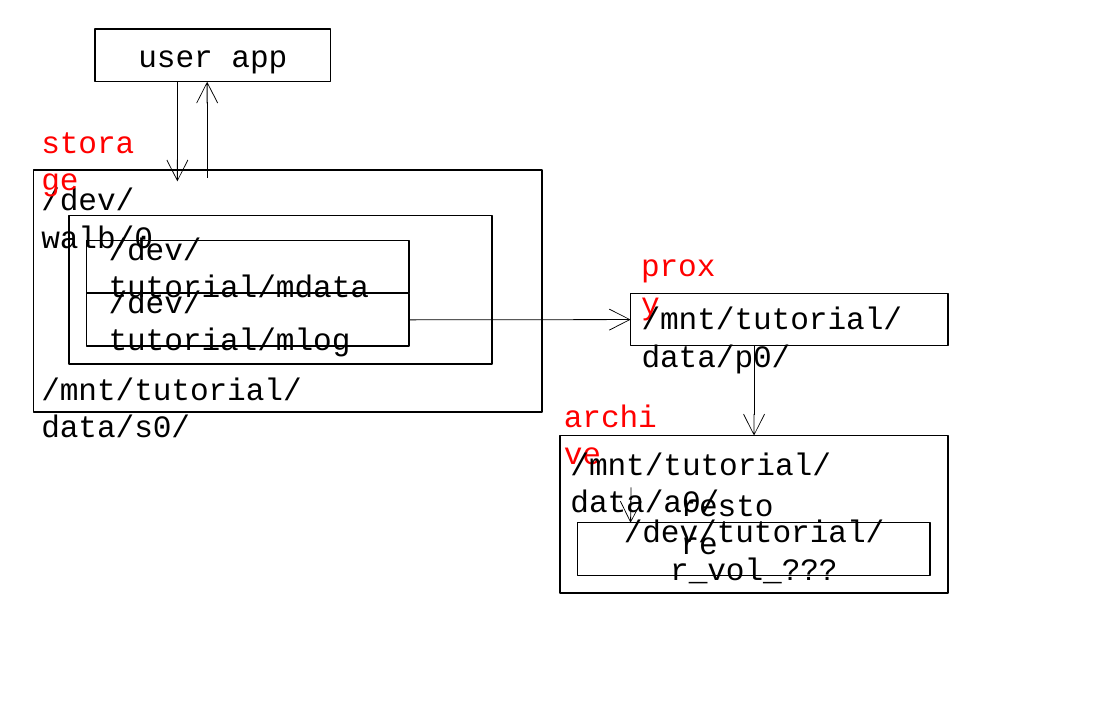
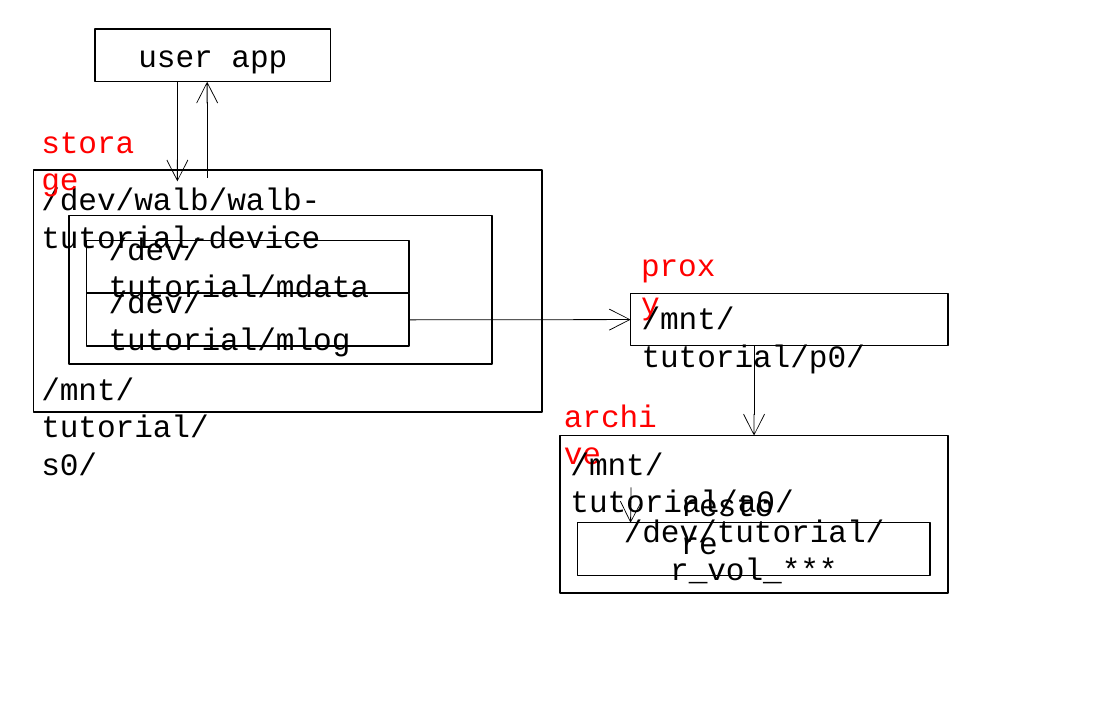
Before and after one commit to walb-linux/walb-tools, a slide deck: slide 1 of doc/tutorial-fig.pptx. Drawn at 1120x728 pixels with LibreOffice and Linux fonts; fonts in the diff are those of the drawing. Boxes give left, top, right and bottom in pixels: in the first picture for what was removed or moved away, otherwise in the second. Text is boxed around its words. In the diff, an @@ line names an element or a change of style, - is before the commit and + after.

```diff
--- a/doc/tutorial-fig.pptx
+++ b/doc/tutorial-fig.pptx
@@ text at (41,188,320,256): text changed @@
-/dev/walb/0
+/dev/walb/walb-tutorial-device
@@ text at (642,307,865,375): text changed @@
-/mnt/tutorial/data/p0/
+/mnt/tutorial/p0/
@@ text at (41,377,208,476): text changed @@
-/mnt/tutorial/data/s0/
+/mnt/tutorial/s0/
@@ text at (570,453,793,521): text changed @@
-/mnt/tutorial/data/a0/
+/mnt/tutorial/a0/
@@ text in rectangle at (624,520,884,584): text changed @@
-/dev/tutorial/r_vol_???
+/dev/tutorial/r_vol_***
```
Also in this commit, not shown: 3 other files.
